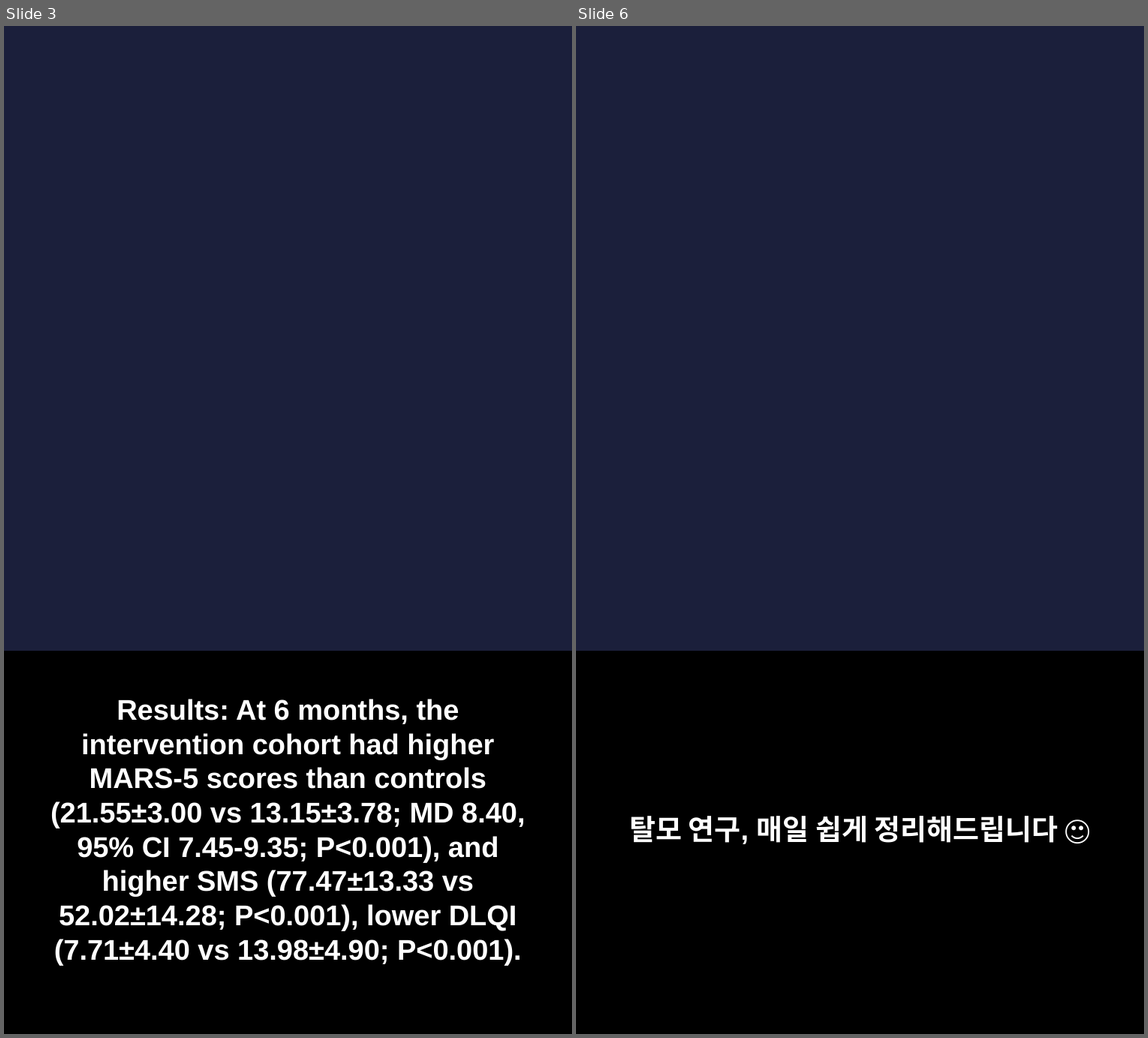
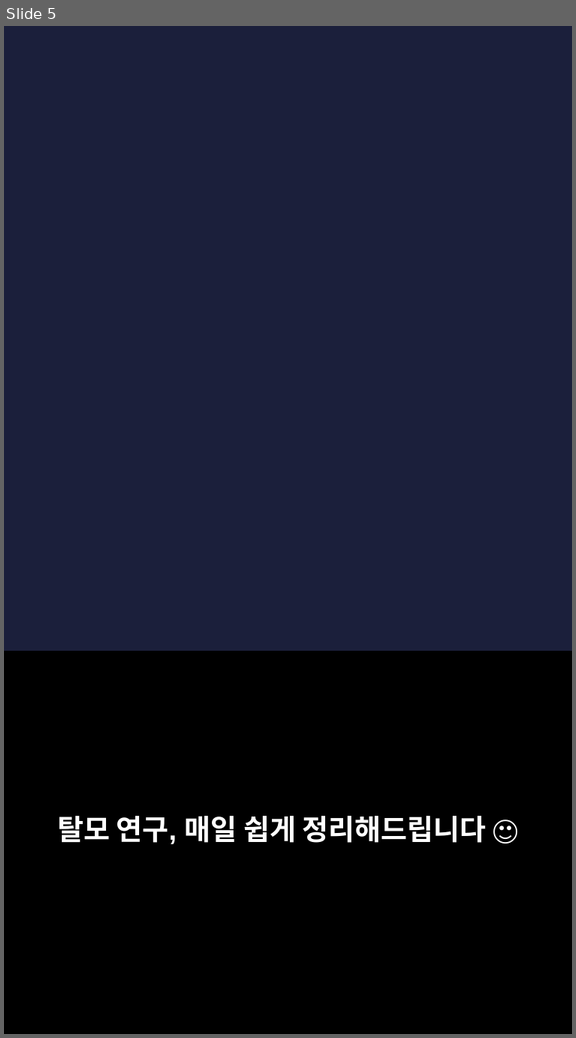
Before and after one commit to hyokang2010-BJ-ANTH/product-builder-test, a slide deck: pwa/data/latest/slides.pptx. Shown side by side, each under a label of ours: slides 3 and 6 before the commit, slide 5 after it; the slides between them are not shown. The pictures are 1148x1038 and 576x1038 pixels, drawn with LibreOffice and Linux fonts; fonts in the diff are those of the drawing; background and template pictures are left out. Boxes give left, top, right and bottom in pixels: in the first picture for what was removed or moved away, otherwise in the second. Text is boxed around its words. In the diff, an @@ line names an element or a change of style, - is before the commit and + after.

```diff
--- a/pwa/data/latest/slides.pptx
+++ b/pwa/data/latest/slides.pptx
@@ slide 3 removed at [4,26,572,1034], background picture (left out) @@
@@ rectangle removed at [4,652,572,1034] @@
@@ text removed at [50,699,524,965] @@
-Results: At 6 months, the intervention cohort had higher MARS-5 scores than controls (21.55±3.00 vs 13.15±3.78; MD 8.40, 95% CI 7.45-9.35; P<0.001), and higher SMS (77.47±13.33 vs 52.02±14.28; P<0.001), lower DLQI (7.71±4.40 vs 13.98±4.90; P<0.001).
@@ what was slide 6 is now slide 5 @@
```
Also in this commit, not shown: 2 slides changed, 4 slides added, 6 other slides removed, 27 other files.
